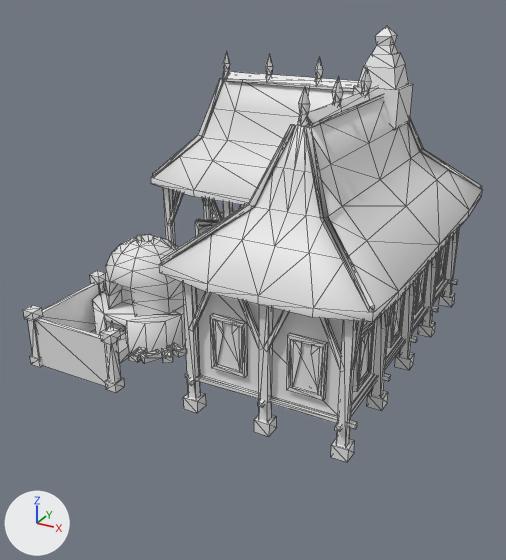
Renders of the COLLADA model art/meshes/structural/yawadwipa/forge.dae from each side of a commit.
Camera for both pictures: a 50 mm camera at (17.1, -33.5, 19.2) aimed at (0.1, -2.5, 3.7). Arrows for +X, +Y and +Z are at lower left; the lights stay in place. The first picture is the older version. Mesh edges are drawn as thin lines. Materials are left out; every surface is plain grey.

Objects in the first picture: 'forge'.
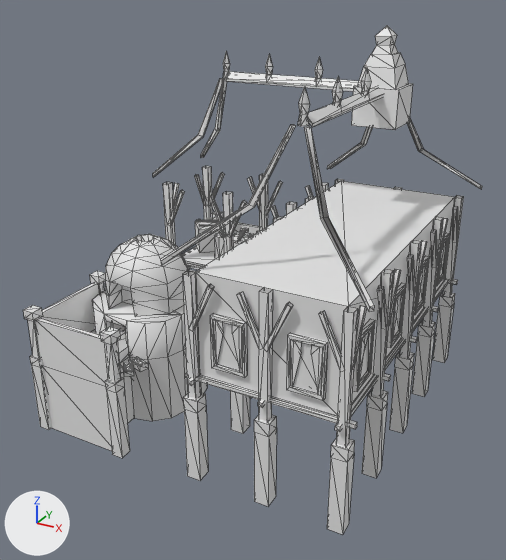
Location of each change, [x1, y1, x2, y2] in pixels of the pictures (506 x 560 px; the box of a moved part takes in the faces that stretch with it):
'forge', reshaped (17% taller): before [23, 26, 483, 462]; after [23, 26, 482, 535]
part 1 of me_esfera_121, moved or reshaped (not visible afterwards): before [129, 347, 148, 363]
part 2 of me_esfera_121, moved or reshaped: before [140, 349, 162, 364]; after [120, 365, 124, 374]
part 3 of me_esfera_121, moved or reshaped: before [167, 342, 186, 357]; after [129, 357, 148, 372]
part 4 of me_esfera_121, moved or reshaped: before [162, 348, 173, 363]; after [124, 362, 134, 377]
part 5 of me_esfera_121, moved or reshaped: before [165, 350, 171, 356]; after [126, 365, 132, 370]
part 6 of me_esfera_121, moved or reshaped: before [171, 345, 181, 349]; after [133, 359, 142, 364]
part 7 of me_esfera_121, cut back: before [151, 78, 483, 322]; after [217, 78, 414, 141]
part 8 of me_esfera_121, added: after [31, 304, 454, 535]
part 9 of me_esfera_121, added: after [389, 365, 413, 433]

The edits, one by one:
me_esfera_121 is used by ob_forge; location (0.0, 0.0, 0.0).
me_esfera_121 had 2266 vertices, 3096 faces and spanned x -9.0..9.7, y -10.6..8.3, z -0.1..16.7.
me_esfera_121 now has 2228 vertices, 3062 faces and spans x -9.0..9.7, y -10.6..8.3, z -4.1..16.7.
me_esfera_121 part 1: the loose piece of 20 vertices spanning x -3.8..-3.2, y -8.8..-7.8, z 0.8..1.1 is moved by (-2.1, -0.7, -1.1).
me_esfera_121 part 2: the loose piece of 20 vertices spanning x -3.3..-2.4, y -8.7..-7.5, z 0.8..1.1 is moved by (-2.1, -0.7, -1.1).
me_esfera_121 part 3: the loose piece of 20 vertices spanning x -2.6..-1.5, y -7.3..-6.5, z 0.8..1.1 is moved by (-2.1, -0.7, -1.1).
me_esfera_121 part 4: the loose piece of 20 vertices spanning x -2.7..-1.6, y -8.2..-7.1, z 0.8..1.1 is moved by (-2.1, -0.7, -1.1).
me_esfera_121 part 5: the loose piece of 4 vertices spanning x -2.5..-1.7, y -8.0..-7.2, z 1.0 is moved by (-2.1, -0.7, -1.1).
me_esfera_121 part 6: the loose piece of 4 vertices spanning x -2.5..-1.7, y -7.2..-6.6, z 1.0 is moved by (-2.1, -0.7, -1.1).
me_esfera_121 part 7: 3 vertices moved within x -5.4..4.9, y 3.9..4.6, z 13.3; 180 vertices removed from x -9.0..9.7, y -10.5..8.3, z 6.7..13.3.
me_esfera_121 part 8: 138 vertices added at x -9.0..8.9, y -10.6..8.2, z -4.1..-4.0.
me_esfera_121 part 9: 4 vertices added at x 8.2..8.9, y -1.5..-0.8, z -4.0.
Other edits to the shape of me_esfera_121 do not show in these pictures.
